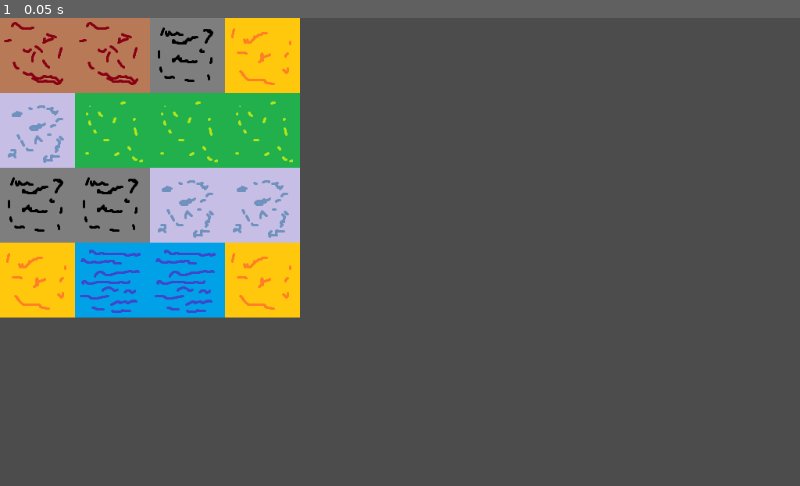
Above: before the commit, frame 1.
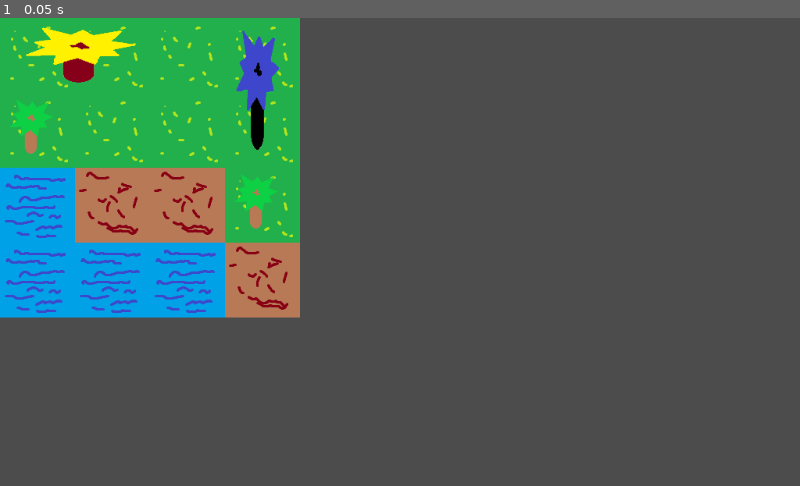
Above: after the commit, the same moment.

Repository: xfstef/captains
Game: Godot game, scene res://AdventureMap.tscn
Two runs of this game, one before a commit and one after it. Both use one fixed random seed, a clock stepped at 60 frames per second and the inputs below.
Inputs:
- Up to frame 1 (0.05 s): no input

The runs differ from the first frame. In frame 1, 17% of the frame differs, in the area x 0-38%, y 0-65%.

Commit message:
Added more objects to the map and loaded them on start.

Diff:
--- a/AdventureMap.gd
+++ b/AdventureMap.gd
@@ -6,13 +6,16 @@
 var mapPath = "res://Maps/test1.json"
 
 var mapGroundMatrix = []
+var mapPropsMatrix = []
 var mapWidth = 0
 var mapHeight = 0
 var groundTileMap
+var propsTileMap
 
 # Called when the node enters the scene tree for the first time.
 func _ready():
 	groundTileMap = get_node("TM-Ground")
+	propsTileMap = get_node("TM-Props")
 	loadMapData()
 
 func loadMapData():
@@ -30,10 +33,15 @@
 	for y in range(mapHeight):
 		mapGroundMatrix.append([])
 		mapGroundMatrix[y] = []
+		mapPropsMatrix.append([])
+		mapPropsMatrix[y] = []
 		for x in range(mapWidth):
 			mapGroundMatrix[y].append([])
 			mapGroundMatrix[y][x] = payload.tiles[y][x][0]
 			groundTileMap.set_cell(x, y, mapGroundMatrix[y][x])
+			mapPropsMatrix[y].append([])
+			mapPropsMatrix[y][x] = payload.tiles[y][x][1]
+			propsTileMap.set_cell(x, y, mapPropsMatrix[y][x])
 
 	file.close()
 
--- a/AdventureMap.tscn
+++ b/AdventureMap.tscn
@@ -1,7 +1,9 @@
-[gd_scene load_steps=3 format=2]
+[gd_scene load_steps=5 format=2]
 
-[ext_resource path="res://AdventureMap.tres" type="TileSet" id=1]
+[ext_resource path="res://TMGround.tres" type="TileSet" id=1]
 [ext_resource path="res://AdventureMap.gd" type="Script" id=2]
+[ext_resource path="res://TMProps.tres" type="TileSet" id=3]
+[ext_resource path="res://interactable.tres" type="TileSet" id=4]
 
 [node name="Node2D" type="Node2D"]
 script = ExtResource( 2 )
@@ -10,3 +12,13 @@
 tile_set = ExtResource( 1 )
 cell_size = Vector2( 96, 96 )
 format = 1
+
+[node name="TM-Props" type="TileMap" parent="."]
+tile_set = ExtResource( 3 )
+cell_size = Vector2( 96, 96 )
+format = 1
+
+[node name="TM-Interactable" type="TileMap" parent="."]
+tile_set = ExtResource( 4 )
+cell_size = Vector2( 96, 96 )
+format = 1
--- a/Maps/test1.json
+++ b/Maps/test1.json
@@ -23,9 +23,9 @@
     "width": 4,
     "height": 4,
     "tiles": [
-        [ [ 1, 0, true ], [ 1, 0, true ], [ 2, 0, true ], [ 3, 0, true ] ],
-        [ [ 5, 0, true ], [ 0, 0, true ], [ 0, 0, true ], [ 0, 0, true ] ],
-        [ [ 2, 0, true ], [ 2, 0, true ], [ 5, 0, true ], [ 5, 0, true ] ],
-        [ [ 3, 0, true ], [ 4, 0, true ], [ 4, 0, true ], [ 3, 0, true ] ]
+        [ [ 0, 3, true, 0 ], [ 0, 0, true, 0 ], [ 0, 0, true, 0 ], [ 0, 2, true, 0 ] ],
+        [ [ 0, 1, true, 0 ], [ 0, 0, true, 1 ], [ 0, 0, true, 0 ], [ 0, 0, true, 0 ] ],
+        [ [ 4, 0, false, 0 ], [ 1, 0, true, 0 ], [ 1, 0, true, 0 ], [ 0, 1, true, 0 ] ],
+        [ [ 4, 0, false, 0 ], [ 4, 0, false, 0 ], [ 4, 0, false, 0 ], [ 1, 0, true, 0 ] ]
     ]
 }
--- /dev/null
+++ b/TMProps.tres
@@ -0,0 +1,61 @@
+[gd_resource type="TileSet" load_steps=2 format=2]
+
+[ext_resource path="res://Assets/3tileProps.png" type="Texture" id=1]
+
+[resource]
+0/name = "3tileProps.png 0"
+0/texture = ExtResource( 1 )
+0/tex_offset = Vector2( 0, 0 )
+0/modulate = Color( 1, 1, 1, 1 )
+0/region = Rect2( 0, 96, 96, 96 )
+0/tile_mode = 0
+0/occluder_offset = Vector2( 0, 0 )
+0/navigation_offset = Vector2( 0, 0 )
+0/shape_offset = Vector2( 0, 0 )
+0/shape_transform = Transform2D( 1, 0, 0, 1, 0, 0 )
+0/shape_one_way = false
+0/shape_one_way_margin = 0.0
+0/shapes = [  ]
+0/z_index = 0
+1/name = "3tileProps.png 1"
+1/texture = ExtResource( 1 )
+1/tex_offset = Vector2( 0, 0 )
+1/modulate = Color( 1, 1, 1, 1 )
+1/region = Rect2( 0, 0, 96, 96 )
+1/tile_mode = 0
+1/occluder_offset = Vector2( 0, 0 )
+1/navigation_offset = Vector2( 0, 0 )
+1/shape_offset = Vector2( 0, 0 )
+1/shape_transform = Transform2D( 1, 0, 0, 1, 0, 0 )
+1/shape_one_way = false
+1/shape_one_way_margin = 0.0
+1/shapes = [  ]
+1/z_index = 0
+2/name = "3tileProps.png 2"
+2/texture = ExtResource( 1 )
+2/tex_offset = Vector2( 0, 0 )
+2/modulate = Color( 1, 1, 1, 1 )
+2/region = Rect2( 96, 0, 96, 192 )
+2/tile_mode = 0
+2/occluder_offset = Vector2( 0, 0 )
+2/navigation_offset = Vector2( 0, 0 )
+2/shape_offset = Vector2( 0, 0 )
+2/shape_transform = Transform2D( 1, 0, 0, 1, 0, 0 )
+2/shape_one_way = false
+2/shape_one_way_margin = 0.0
+2/shapes = [  ]
+2/z_index = 0
+3/name = "3tileProps.png 3"
+3/texture = ExtResource( 1 )
+3/tex_offset = Vector2( 0, 0 )
+3/modulate = Color( 1, 1, 1, 1 )
+3/region = Rect2( 192, 0, 192, 96 )
+3/tile_mode = 0
+3/occluder_offset = Vector2( 0, 0 )
+3/navigation_offset = Vector2( 0, 0 )
+3/shape_offset = Vector2( 0, 0 )
+3/shape_transform = Transform2D( 1, 0, 0, 1, 0, 0 )
+3/shape_one_way = false
+3/shape_one_way_margin = 0.0
+3/shapes = [  ]
+3/z_index = 0
--- /dev/null
+++ b/interactable.tres
@@ -0,0 +1,61 @@
+[gd_resource type="TileSet" load_steps=2 format=2]
+
+[ext_resource path="res://Assets/interactable.png" type="Texture" id=1]
+
+[resource]
+0/name = "interactable.png 0"
+0/texture = ExtResource( 1 )
+0/tex_offset = Vector2( 0, 0 )
+0/modulate = Color( 1, 1, 1, 1 )
+0/region = Rect2( 0, 96, 96, 96 )
+0/tile_mode = 0
+0/occluder_offset = Vector2( 0, 0 )
+0/navigation_offset = Vector2( 0, 0 )
+0/shape_offset = Vector2( 0, 0 )
+0/shape_transform = Transform2D( 1, 0, 0, 1, 0, 0 )
+0/shape_one_way = false
+0/shape_one_way_margin = 0.0
+0/shapes = [  ]
+0/z_index = 0
+1/name = "interactable.png 1"
+1/texture = ExtResource( 1 )
+1/tex_offset = Vector2( 0, 0 )
+1/modulate = Color( 1, 1, 1, 1 )
+1/region = Rect2( 0, 0, 96, 96 )
+1/tile_mode = 0
+1/occluder_offset = Vector2( 0, 0 )
+1/navigation_offset = Vector2( 0, 0 )
+1/shape_offset = Vector2( 0, 0 )
+1/shape_transform = Transform2D( 1, 0, 0, 1, 0, 0 )
+1/shape_one_way = false
+1/shape_one_way_margin = 0.0
+1/shapes = [  ]
+1/z_index = 0
+2/name = "interactable.png 2"
+2/texture = ExtResource( 1 )
+2/tex_offset = Vector2( 0, 0 )
+2/modulate = Color( 1, 1, 1, 1 )
+2/region = Rect2( 96, 0, 96, 96 )
+2/tile_mode = 0
+2/occluder_offset = Vector2( 0, 0 )
+2/navigation_offset = Vector2( 0, 0 )
+2/shape_offset = Vector2( 0, 0 )
+2/shape_transform = Transform2D( 1, 0, 0, 1, 0, 0 )
+2/shape_one_way = false
+2/shape_one_way_margin = 0.0
+2/shapes = [  ]
+2/z_index = 0
+3/name = "interactable.png 3"
+3/texture = ExtResource( 1 )
+3/tex_offset = Vector2( 0, 0 )
+3/modulate = Color( 1, 1, 1, 1 )
+3/region = Rect2( 192, 0, 192, 192 )
+3/tile_mode = 0
+3/occluder_offset = Vector2( 0, 0 )
+3/navigation_offset = Vector2( 0, 0 )
+3/shape_offset = Vector2( 0, 0 )
+3/shape_transform = Transform2D( 1, 0, 0, 1, 0, 0 )
+3/shape_one_way = false
+3/shape_one_way_margin = 0.0
+3/shapes = [  ]
+3/z_index = 0
Binary file added: Assets/3tileProps.png
Not shown, added: Assets/3tileProps.png.import
Binary file added: Assets/interactable.png
Not shown, added: Assets/interactable.png.import
Renamed: AdventureMap.tres -> TMGround.tres
